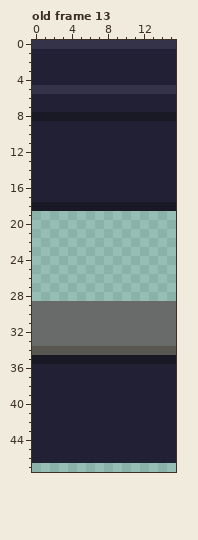
Two states of a pixel-art file, art/walls.aseprite. The picture above is the old version.
16x48 pixels, 16 frames. Shown: old frame 13. The commit also changed other frames, which this record leaves out.
The result:
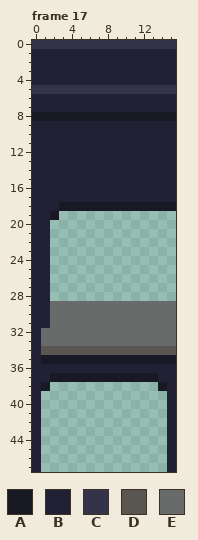
Palette (. is transparent): A #191825  B #222034  C #35334a  D #595652  E #696a6a
A new or re-ordered frame is compared with the old frame closest to it.
What changed:
frames 16 -> 17
--- frame 17 is new; against old frame 13
@@ x 0..15 @@
 17 BBBBBBBBBBBBBBBB
-18 AAAAAAAAAAAAAAAA
-19 ................
-20 ................
-21 ................
-22 ................
-23 ................
-24 ................
-25 ................
-26 ................
-27 ................
-28 ................
-29 EEEEEEEEEEEEEEEE
-30 EEEEEEEEEEEEEEEE
-31 EEEEEEEEEEEEEEEE
-32 EEEEEEEEEEEEEEEE
-33 EEEEEEEEEEEEEEEE
-34 DDDDDDDDDDDDDDDD
-35 AAAAAAAAAAAAAAAA
+18 BBBAAAAAAAAAAAAA
+19 BBA.............
+20 BB..............
+21 BB..............
+22 BB..............
+23 BB..............
+24 BB..............
+25 BB..............
+26 BB..............
+27 BB..............
+28 BB..............
+29 BBEEEEEEEEEEEEEE
+30 BBEEEEEEEEEEEEEE
+31 BBEEEEEEEEEEEEEE
+32 BEEEEEEEEEEEEEEE
+33 BEEEEEEEEEEEEEEE
+34 BDDDDDDDDDDDDDDD
+35 BAAAAAAAAAAAAAAA
 36 BBBBBBBBBBBBBBBB
-37 BBBBBBBBBBBBBBBB
-38 BBBBBBBBBBBBBBBB
-39 BBBBBBBBBBBBBBBB
-40 BBBBBBBBBBBBBBBB
-41 BBBBBBBBBBBBBBBB
-42 BBBBBBBBBBBBBBBB
-43 BBBBBBBBBBBBBBBB
-44 BBBBBBBBBBBBBBBB
-45 BBBBBBBBBBBBBBBB
-46 BBBBBBBBBBBBBBBB
-47 ................
+37 BBAAAAAAAAAAAABB
+38 BA............AB
+39 B..............B
+40 B..............B
+41 B..............B
+42 B..............B
+43 B..............B
+44 B..............B
+45 B..............B
+46 B..............B
+47 B..............B
